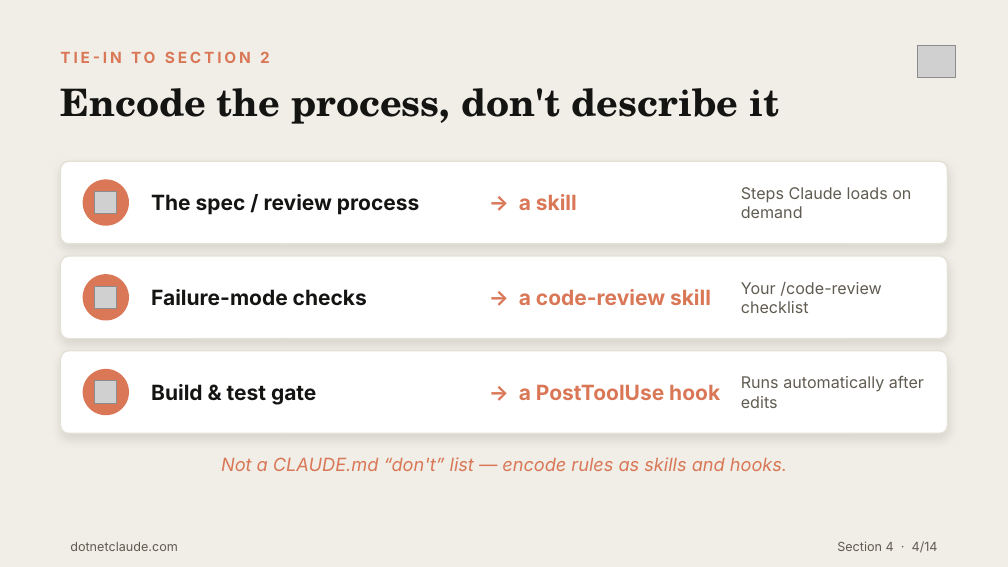
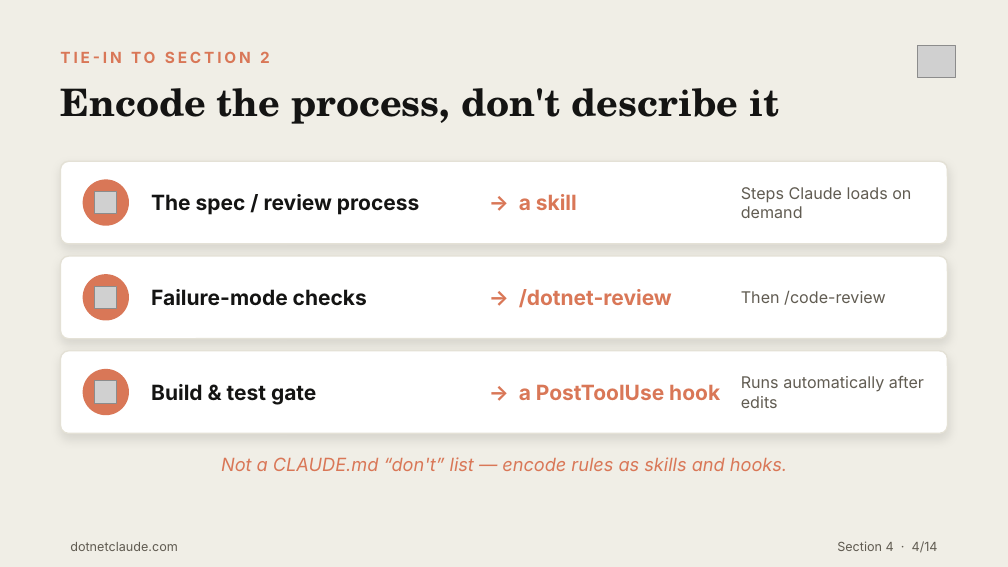
Before and after one commit to cwoodruff/dotnet-claude-workshop-content, a slide deck: slide 4 of decks/Day 1/Section4-AI-in-the-SDLC.pptx. Drawn at 1008x567 pixels with LibreOffice and Linux fonts; fonts in the diff are those of the drawing; grey boxes stand for pictures. Boxes give left, top, right and bottom in pixels: in the first picture for what was removed or moved away, otherwise in the second. Text is boxed around its words. In the diff, an @@ line names an element or a change of style, - is before the commit and + after.

```diff
--- a/decks/Day 1/Section4-AI-in-the-SDLC.pptx
+++ b/decks/Day 1/Section4-AI-in-the-SDLC.pptx
@@ text at bbox=[519, 289, 672, 308]: text changed @@
-→ a code-review skill
+→ /dotnet-review
@@ text at bbox=[741, 290, 885, 305]: text changed @@
-Your /code-review checklist
+Then /code-review
```
Also in this commit, not shown: 1 other slide changed, 53 other files.
